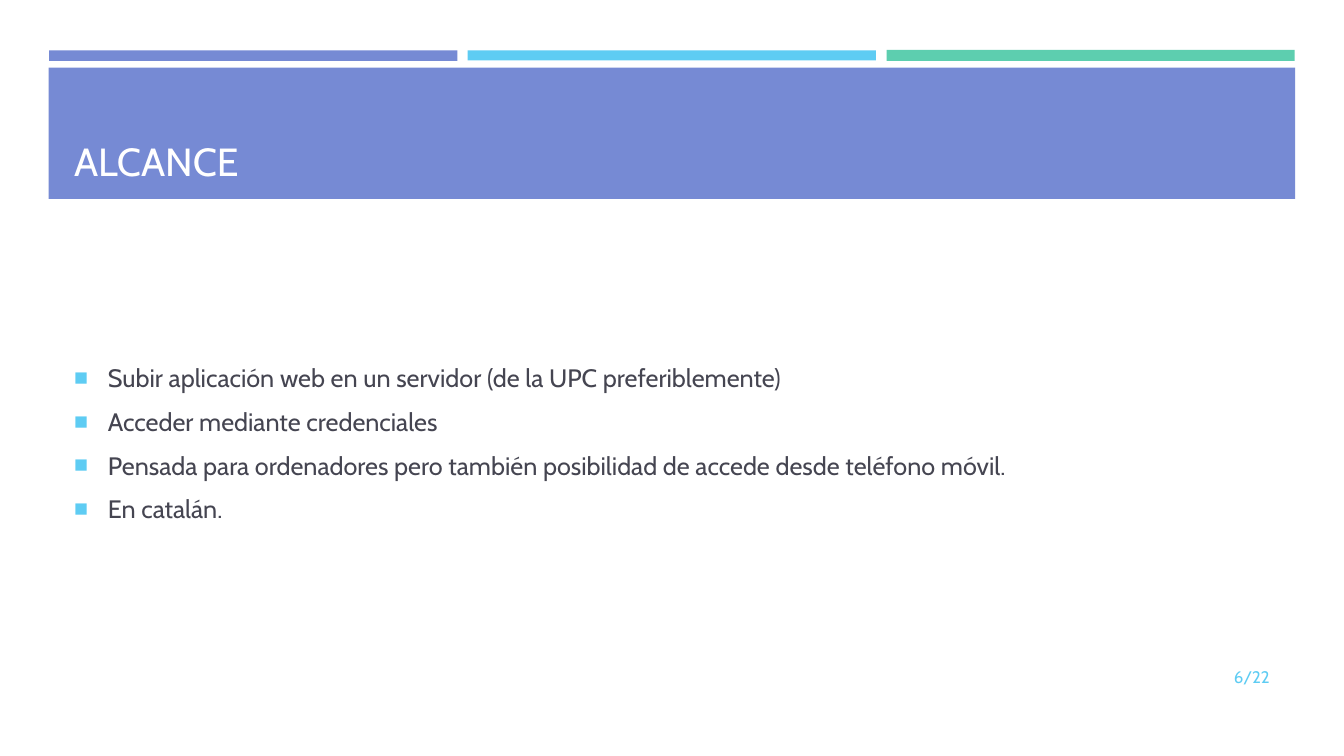
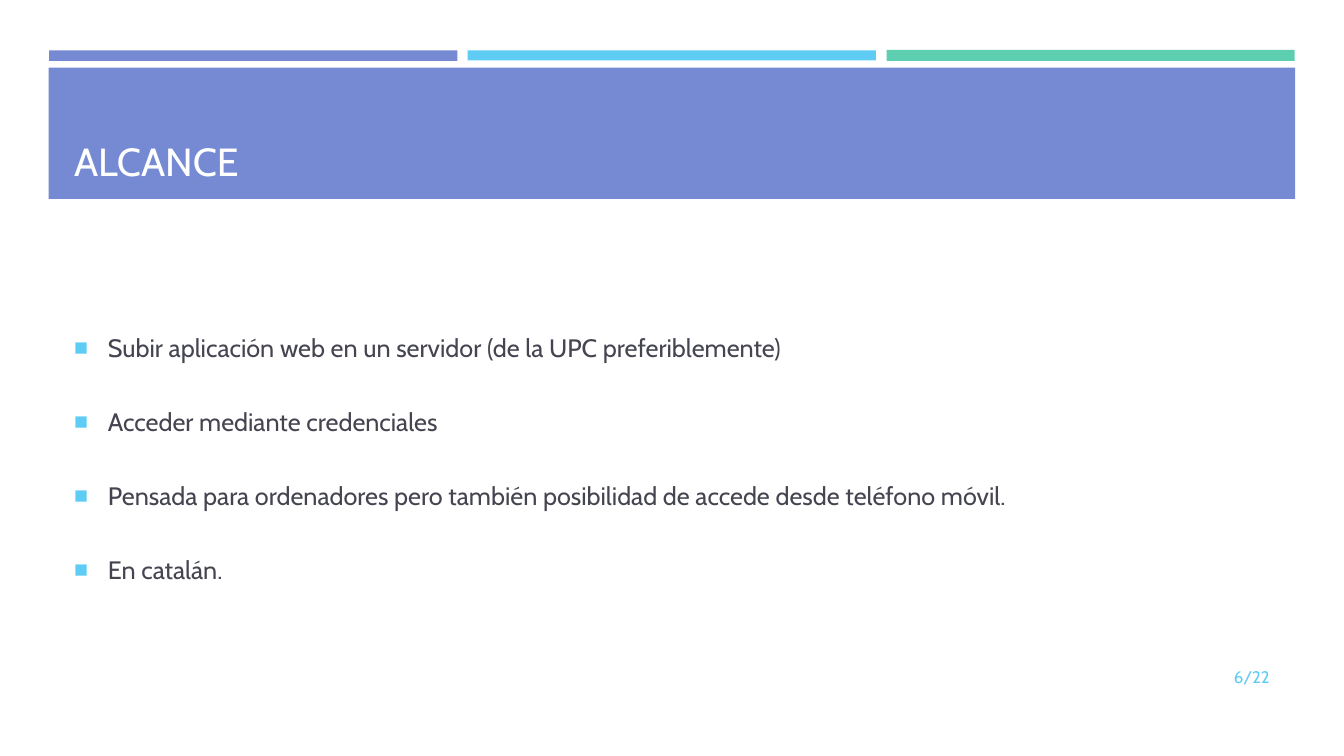
Before and after one commit to mdlunag/tfg, a slide deck: slide 6 of tfg_presentacio.pptx. Drawn at 1344x756 pixels with LibreOffice and Linux fonts; fonts in the diff are those of the drawing. Boxes give left, top, right and bottom in pixels: in the first picture for what was removed or moved away, otherwise in the second. Text is boxed around its words. In the diff, an @@ line names an element or a change of style, - is before the commit and + after.

```diff
--- a/tfg_presentacio.pptx
+++ b/tfg_presentacio.pptx
@@ text "Subir aplicación web en un ..." at <box>108,338,1006,580</box>: line spacing 1 to 2 @@
```
Also in this commit, not shown: 10 other slides changed.
